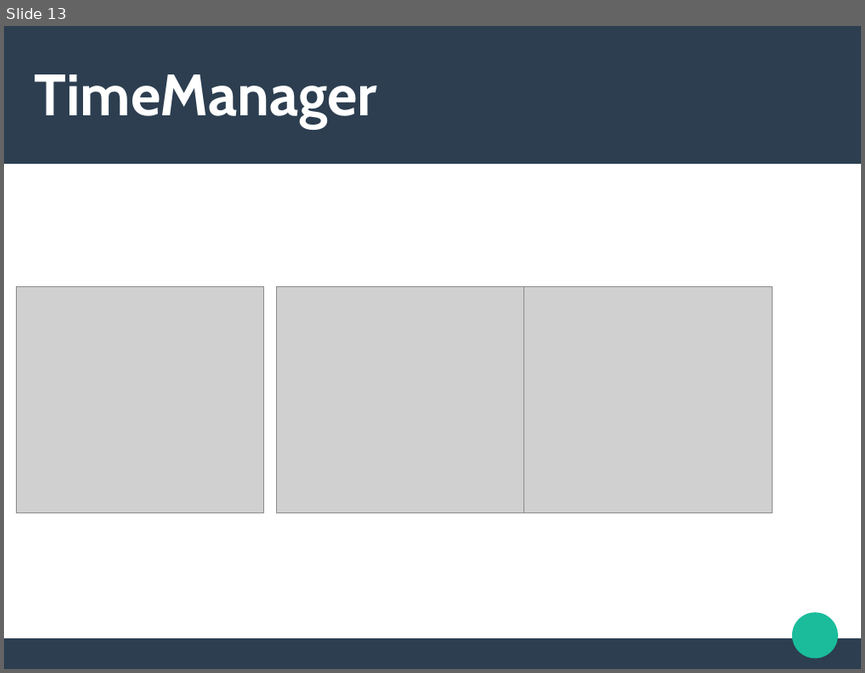
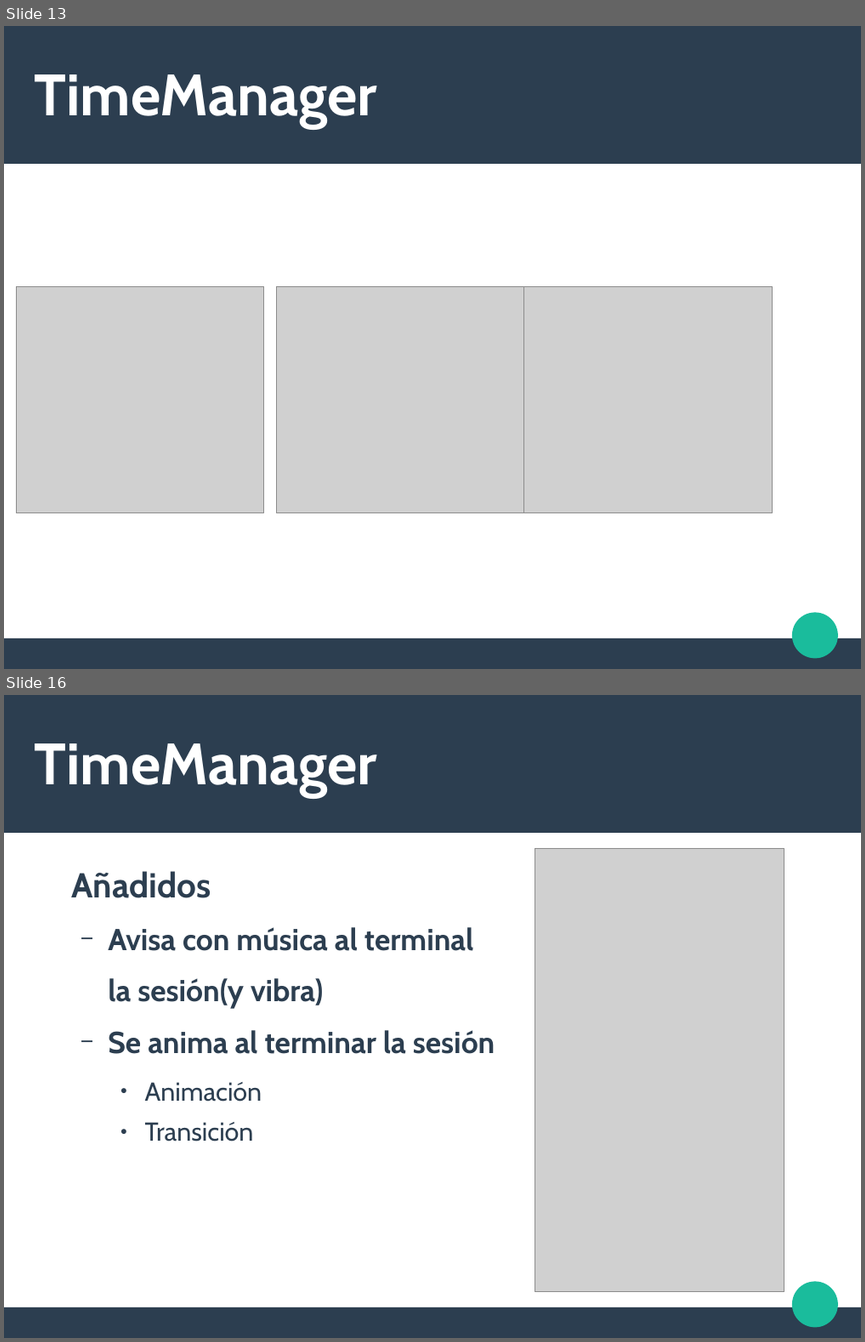
Before and after one commit to wildVeli/PMDTimeApp, a slide deck: Documents/Power.odp. Shown one above the other, each under a label of ours: slide 13 before the commit, slides 13 and 16 after it; the slides between them are not shown. The pictures are 865x673 and 865x1342 pixels, drawn with LibreOffice and Linux fonts; fonts in the diff are those of the drawing; grey boxes stand for pictures. Boxes give left, top, right and bottom in pixels: in the first picture for what was removed or moved away, otherwise in the second. Text is boxed around its words. In the diff, an @@ line names an element or a change of style, - is before the commit and + after.

```diff
--- a/Documents/Power.odp
+++ b/Documents/Power.odp
@@ slide 16 added at [4, 695, 861, 1338], background #FFFFFF; not listed: 3 template elements that a slide beside it also shows @@
@@ title added at [35, 743, 377, 797], 54 pt, text #FFFFFF, bold @@
+TimeManager
@@ text added at [71, 871, 494, 1141], 28 pt, text #2C3E50, bold @@
+Añadidos
+  − Avisa con música al terminal
+  la sesión(y vibra)
+  − Se anima al terminar la sesión
+    ● Animación
+    ● Transición
@@ picture added at [535, 848, 784, 1292] @@
```
Also in this commit, not shown: 3 other slides added, 8 other files.
